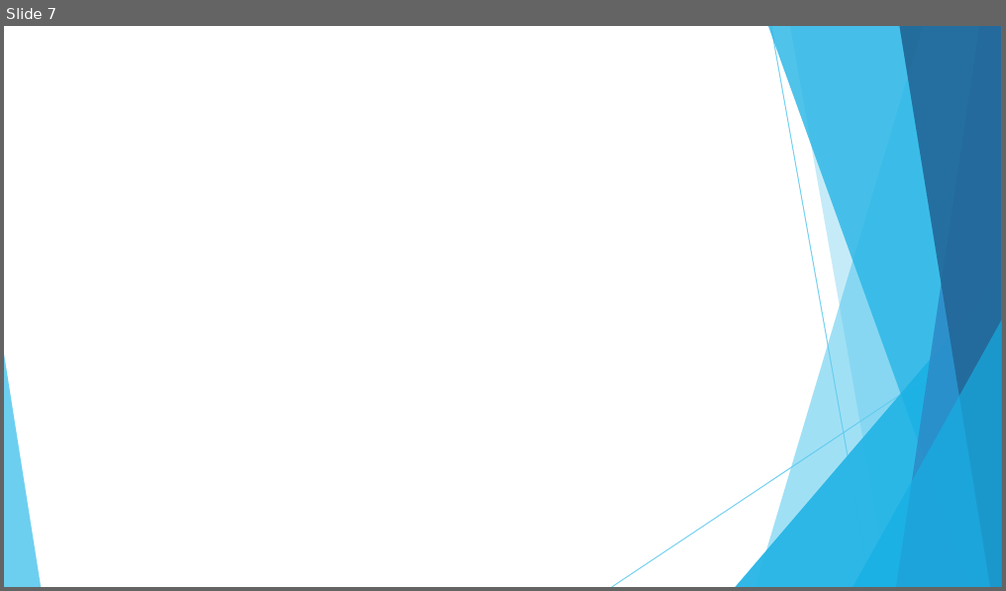
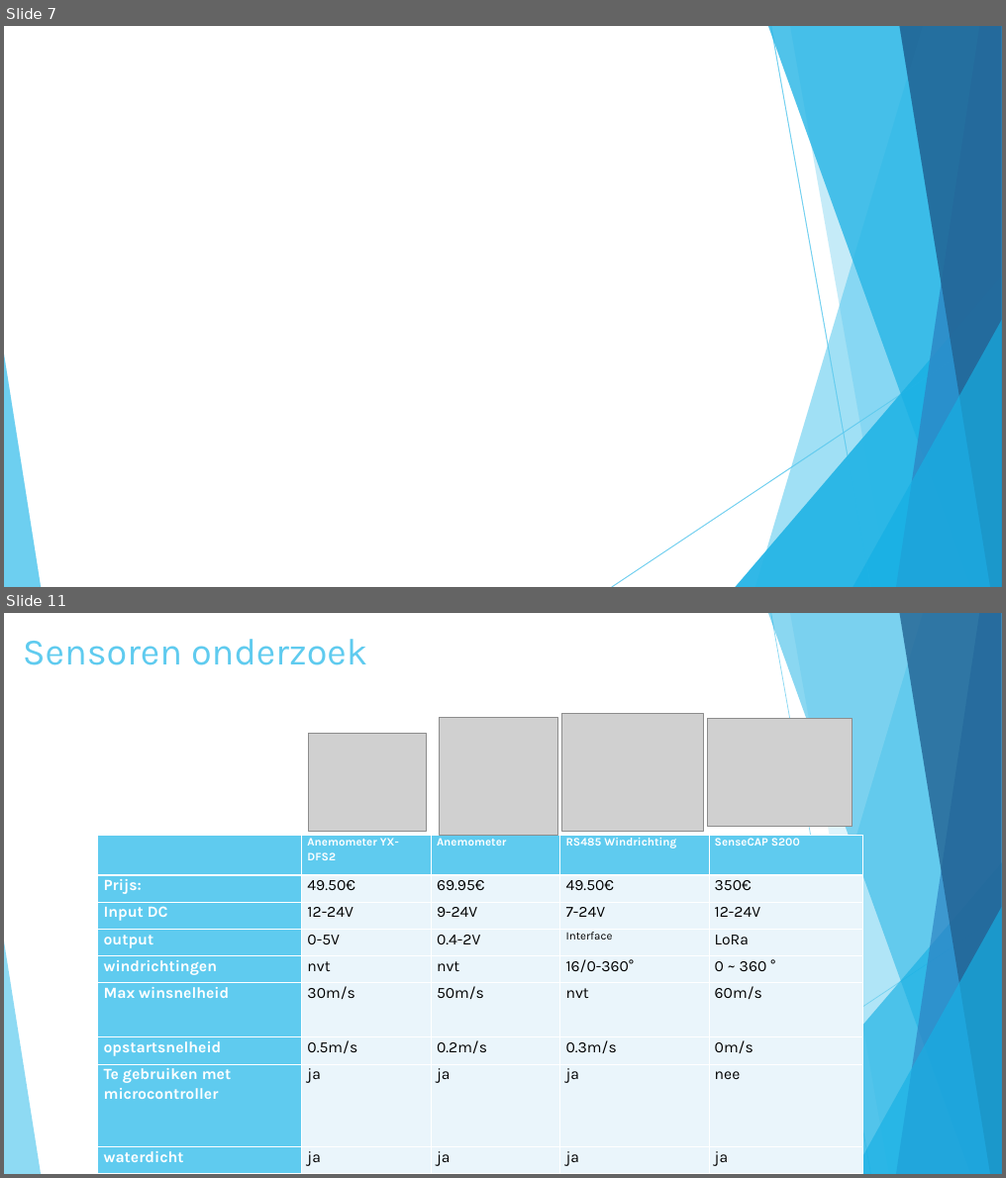
Before and after one commit to merelvdleeden/plastic_vanger, a slide deck: documentatie/scrum presentaties/50% presentatie.pptx. Shown one above the other, each under a label of ours: slide 7 before the commit, slides 7 and 11 after it; the slides between them are not shown. The pictures are 1006x591 and 1006x1178 pixels, drawn with LibreOffice and Linux fonts; fonts in the diff are those of the drawing; grey boxes stand for pictures; background and template pictures are left out. Boxes give left, top, right and bottom in pixels: in the first picture for what was removed or moved away, otherwise in the second. Text is boxed around its words. In the diff, an @@ line names an element or a change of style, - is before the commit and + after.

```diff
--- a/documentatie/scrum presentaties/50% presentatie.pptx
+++ b/documentatie/scrum presentaties/50% presentatie.pptx
@@ slide 11 added at (4,613,1002,1174), background #FFFFFF; not listed: 10 template elements that a slide beside it also shows @@
@@ title added at (23,639,367,665), 36 pt, text #5FCBEF @@
+Sensoren onderzoek
@@ picture added at (440,717,558,836) @@
@@ picture added at (561,714,703,832) @@
@@ picture added at (708,719,852,827) @@
@@ picture added at (308,734,426,831) @@
@@ table added at (98,836,863,1174), 9 rows, 5 columns @@
+ | Anemometer YX-DFS2 | Anemometer | RS485 Windrichting | SenseCAP S200
+Prijs: | 49.50€ | 69.95€ | 49.50€ | 350€
+Input DC | 12-24V | 9-24V | 7-24V | 12-24V
+output | 0-5V | 0.4-2V | Interface | LoRa
+windrichtingen | nvt | nvt | 16/0-360° | 0 ~ 360 °
+Max winsnelheid | 30m/s | 50m/s | nvt | 60m/s
+opstartsnelheid | 0.5m/s | 0.2m/s | 0.3m/s | 0m/s
+Te gebruiken met microcontroller | ja | ja | ja | nee
+waterdicht | ja | ja | ja | ja
```
Also in this commit, not shown: 3 slides changed, 8 other slides added.
